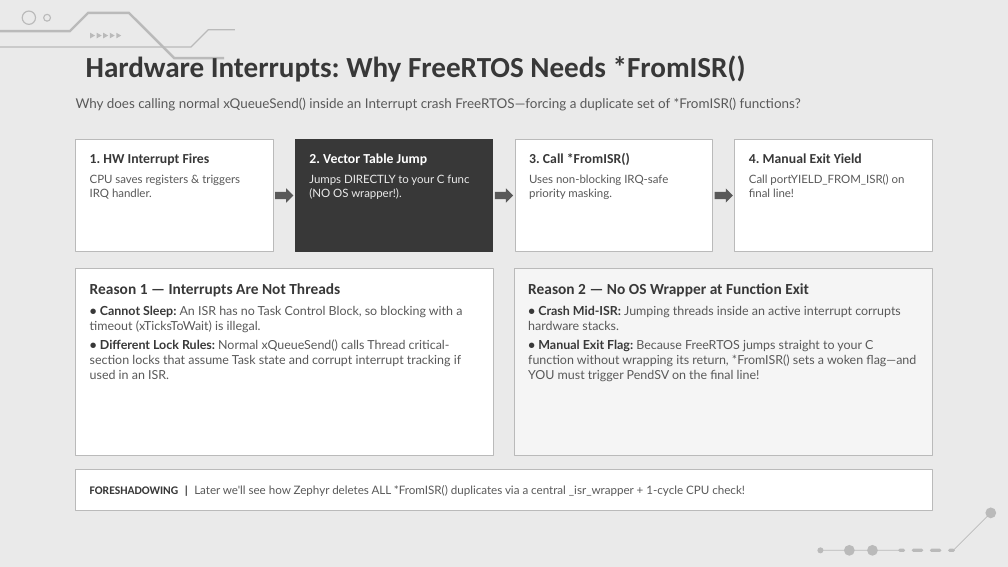
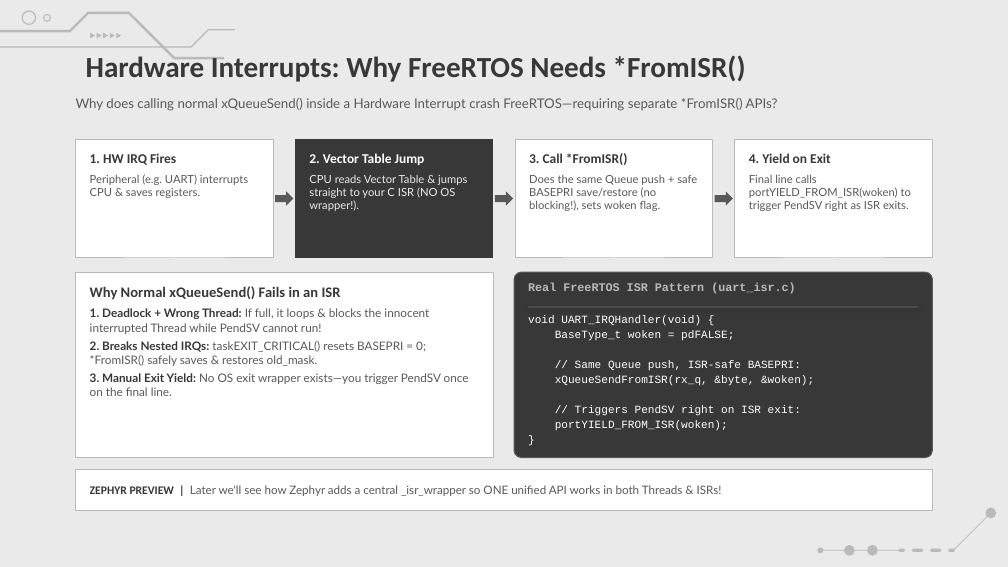
Before and after one commit to amrsaeedcse/zephyr-vs-freertos-presentation, a slide deck: slide 11 of Zephyr_RTOS_vs_FreeRTOS.pptx. Drawn at 1008x567 pixels with LibreOffice and Linux fonts; fonts in the diff are those of the drawing; background and template pictures are left out. Boxes give left, top, right and bottom in pixels: in the first picture for what was removed or moved away, otherwise in the second. Text is boxed around its words. In the diff, an @@ line names an element or a change of style, - is before the commit and + after.

Commit message:
Add portable Python slide generator, assets & refine Part I RTOS slides

```diff
--- a/Zephyr_RTOS_vs_FreeRTOS.pptx
+++ b/Zephyr_RTOS_vs_FreeRTOS.pptx
@@ text at [76, 98, 778, 111]: text changed; size 9.6 to 9.5 pt @@
-Why does calling normal xQueueSend() inside an Interrupt crash FreeRTOS—forcing a duplicate set of *FromISR() functions?
+Why does calling normal xQueueSend() inside a Hardware Interrupt crash FreeRTOS—requiring separate *FromISR() APIs?
@@ rectangle "1. HW IRQ Fires": place and size @@
-rectangle "1. HW IRQ Fires" at [76, 139, 273, 252]
+rectangle "1. HW IRQ Fires" at [76, 139, 273, 258]
@@ rectangle "2. Vector Table Jump": place and size @@
-rectangle "2. Vector Table Jump" at [295, 139, 493, 252]
+rectangle "2. Vector Table Jump" at [295, 139, 493, 258]
@@ rectangle "3. Call *FromISR()": place and size @@
-rectangle "3. Call *FromISR()" at [515, 139, 713, 252]
+rectangle "3. Call *FromISR()" at [515, 139, 713, 258]
@@ rectangle "4. Yield on Exit": place and size @@
-rectangle "4. Yield on Exit" at [735, 139, 932, 252]
+rectangle "4. Yield on Exit" at [735, 139, 932, 258]
@@ text in rectangle at [90, 153, 248, 198]: text changed; size 8.2 to 8 pt @@
-1. HW Interrupt Fires
-CPU saves registers & triggers IRQ handler.
+1. HW IRQ Fires
+Peripheral (e.g. UART) interrupts CPU & saves registers.
@@ text in rectangle at [309, 175, 467, 211]: text changed; size 8.2 to 8 pt @@
-Jumps DIRECTLY to your C func (NO OS wrapper!).
+CPU reads Vector Table & jumps straight to your C ISR (NO OS wrapper!).
@@ text in rectangle at [309, 153, 425, 165]: size 9.8 to 9.6 pt in "2. Vector Table Jump" @@
@@ text in rectangle at [529, 175, 697, 211]: text changed; size 8.2 to 8 pt @@
-Uses non-blocking IRQ-safe priority masking.
+Does the same Queue push + safe BASEPRI save/restore (no blocking!), sets woken flag.
@@ text in rectangle at [529, 153, 628, 165]: size 9.8 to 9.6 pt in "3. Call *FromISR()" @@
@@ text in rectangle at [749, 153, 911, 211]: text changed; size 8.2 to 8 pt @@
-4. Manual Exit Yield
-Call portYIELD_FROM_ISR() on final line!
+4. Yield on Exit
+Final line calls portYIELD_FROM_ISR(woken) to trigger PendSV right as ISR exits.
@@ text in rectangle at [90, 286, 469, 396]: text changed; size 8.9 to 8.4 pt @@
-Reason 1 — Interrupts Are Not Threads
-• Cannot Sleep: An ISR has no Task Control Block, so blocking with a timeout (xTicksToWait) is illegal.
-• Different Lock Rules: Normal xQueueSend() calls Thread critical-section locks that assume Task state and corrupt interrupt tracking if used in an ISR.
+Why Normal xQueueSend() Fails in an ISR
+1. Deadlock + Wrong Thread: If full, it loops & blocks the innocent interrupted Thread while PendSV cannot run!
+2. Breaks Nested IRQs: taskEXIT_CRITICAL() resets BASEPRI = 0; *FromISR() safely saves & restores old_mask.
+3. Manual Exit Yield: No OS exit wrapper exists—you trigger PendSV once on the final line.
@@ 3 right arrows, 1 rectangle, 1 rounded rectangle: place and size @@
-3 right arrows, 1 rectangle, 1 rounded rectangle at [76, 188, 932, 456]
+3 right arrows, 1 rectangle, 1 rounded rectangle at [76, 192, 932, 458]
@@ rounded rectangle at [514, 272, 932, 458]: rectangle to rounded rectangle; fill #F5F5F5 to #383838; outline #BABABA 0.75 pt to #595959 0.75 pt @@
@@ text in rounded rectangle at [528, 283, 916, 381]: text removed @@
-Reason 2 — No OS Wrapper at Function Exit
-• Crash Mid-ISR: Jumping threads inside an active interrupt corrupts hardware stacks.
-• Manual Exit Flag: Because FreeRTOS jumps straight to your C function without wrapping its return, *FromISR() sets a woken flag—and YOU must trigger PendSV on the final line!
@@ text added at [528, 283, 796, 294], 8.4 pt, text #BABABA, bold @@
+Real FreeRTOS ISR Pattern (uart_isr.c)
@@ rectangle added at [528, 306, 918, 307], fill #595959 @@
@@ text added at [528, 315, 814, 431], 7.9 pt, text #FFFFFF @@
+void UART_IRQHandler(void) {
+BaseType_t woken = pdFALSE;
+// Same Queue push, ISR-safe BASEPRI:
+xQueueSendFromISR(rx_q, &byte, &woken);
+// Triggers PendSV right on ISR exit:
+portYIELD_FROM_ISR(woken);
+}
@@ text in rectangle at [90, 485, 722, 496]: text changed @@
-FORESHADOWING | Later we'll see how Zephyr deletes ALL *FromISR() duplicates via a central _isr_wrapper + 1-cycle CPU check!
+ZEPHYR PREVIEW | Later we'll see how Zephyr adds a central _isr_wrapper so ONE unified API works in both Threads & ISRs!
```
Also in this commit, not shown: 8 other slides changed, 15 other files.
